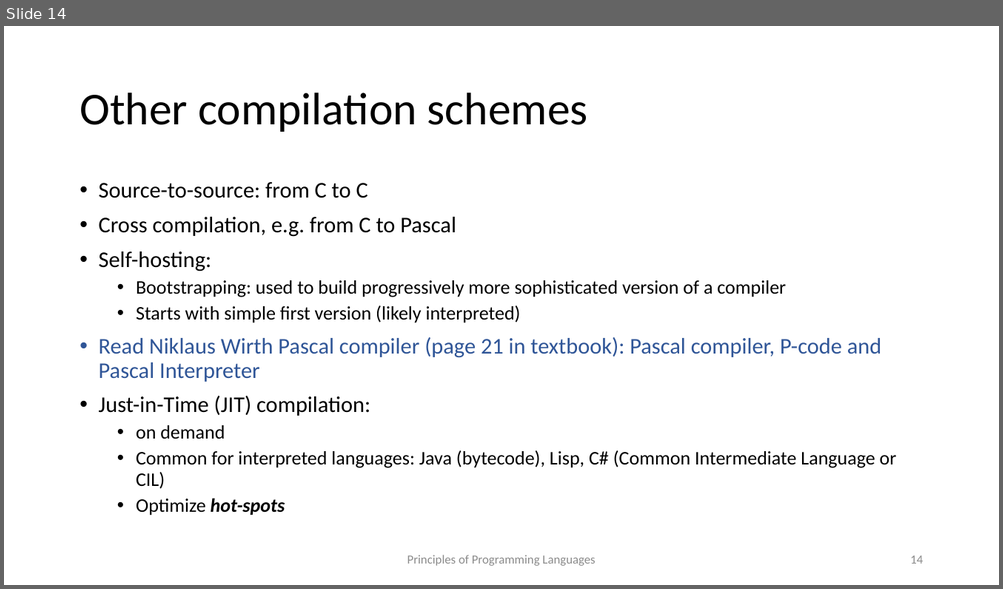
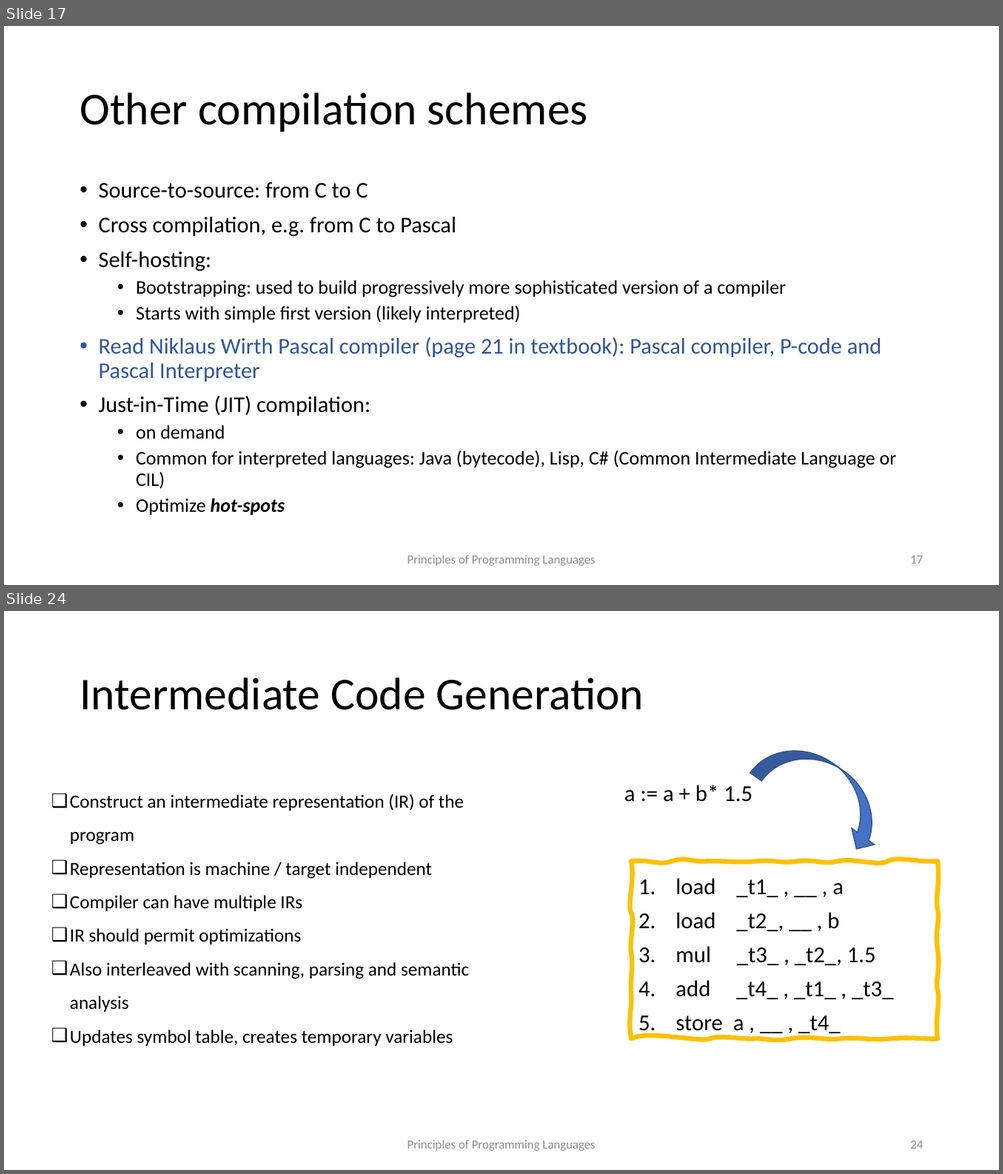
Before and after one commit to kongm/pl-design, a slide deck: introduction.pptx. Shown one above the other, each under a label of ours: slide 14 before the commit, slides 17 and 24 after it; the slides between them are not shown. The pictures are 1003x589 and 1003x1174 pixels, drawn with LibreOffice and Linux fonts; fonts in the diff are those of the drawing. Boxes give left, top, right and bottom in pixels: in the first picture for what was removed or moved away, otherwise in the second. Text is boxed around its words. In the diff, an @@ line names an element or a change of style, - is before the commit and + after.

Commit message:
updated intro; first version of lexical analysis; flex example

```diff
--- a/introduction.pptx
+++ b/introduction.pptx
@@ slide 24 added at (4,611,999,1170), background #FFFFFF @@
@@ title added at (79,678,644,710), 44 pt, text #000000 @@
+Intermediate Code Generation
@@ curved down arrow added at (751,728,901,857), fill #4472C4, outline #325491 1 pt @@
@@ text added at (624,785,752,802), 22 pt, text #000000 @@
+a := a + b* 1.5
@@ text added at (70,794,469,1046), 18 pt, text #000000 @@
+❑ Construct an intermediate representation (IR) of the program
+❑ Representation is machine / target independent
+❑ Compiler can have multiple IRs
+❑ IR should permit optimizations
+❑ Also interleaved with scanning, parsing and semantic analysis
+❑ Updates symbol table, creates temporary variables
@@ freeform shape added at (631,862,937,1039), outline #FFC000 4.5 pt, 22 pt, text #000000 @@
+1. load _t1_ , __ , a
+2. load _t2_, __ , b
+3. mul _t3_ , _t2_, 1.5
+4. add _t4_ , _t1_ , _t3_
+5. store a , __ , _t4_
@@ text added at (407,1140,595,1151), 12 pt, text #8C8C8C @@
+Principles of Programming Languages
@@ page number added at (910,1141,922,1149), 12 pt, text #8C8C8C @@
+24
@@ what was slide 14 is now slide 17 @@
@@ page number at (910,556,922,564): text changed @@
-14
+17
```
Also in this commit, not shown: 1 slide changed, 12 other slides added, 1 slide removed, 2 other files.
